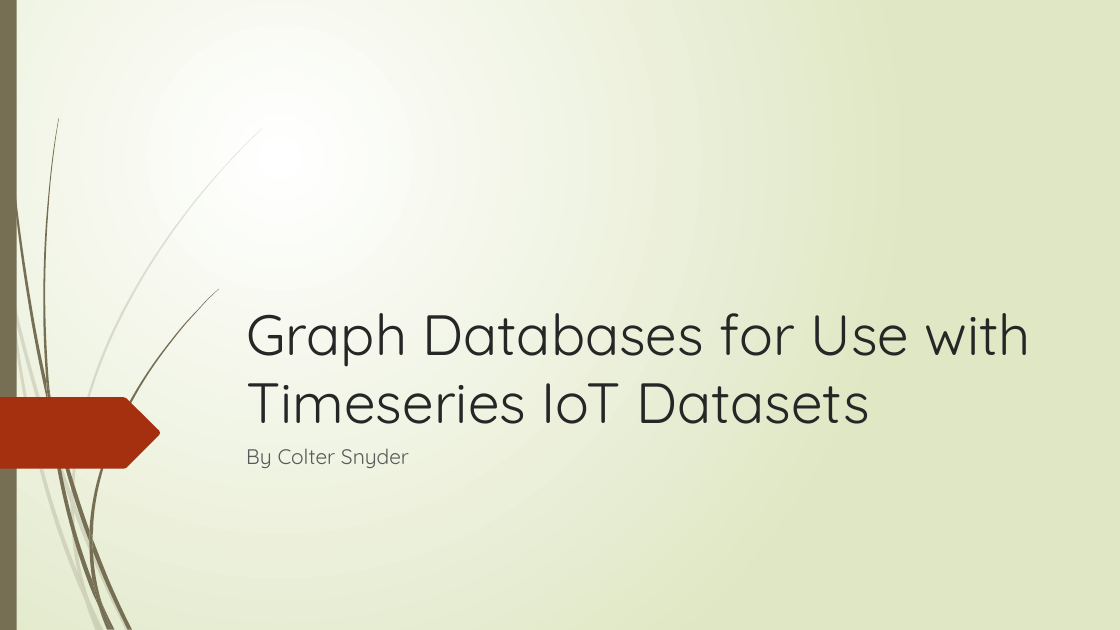
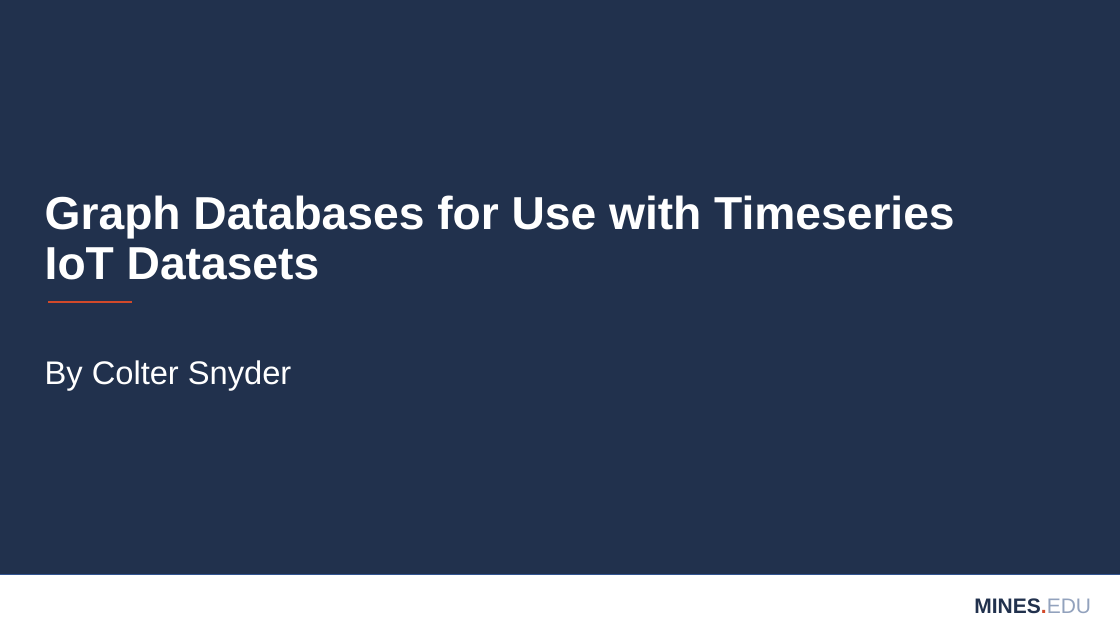
Before and after one commit to coltersnyder/CSCI598BFinalProject, a slide deck: slide 1 of FinalPresentation.pptx. Drawn at 1120x630 pixels with LibreOffice and Linux fonts; fonts in the diff are those of the drawing; background and template pictures are left out. Boxes give left, top, right and bottom in pixels: in the first picture for what was removed or moved away, otherwise in the second. Text is boxed around its words. In the diff, an @@ line names an element or a change of style, - is before the commit and + after.

Commit message:
Updated theme to Mines theme
Updated powerpoint theme to be the Mines presentation theme

```diff
--- a/FinalPresentation.pptx
+++ b/FinalPresentation.pptx
@@ background gradient #FFFFFF to #DFE8C4 to #FFFFFF @@
@@ rectangle removed at [0, 0, 17, 630] @@
@@ rectangle added at [0, 0, 1120, 575], fill #21314D, outline #325491 1 pt @@
@@ title "Graph Databases for Use with ...": place and size @@
-title "Graph Databases for Use with ..." at [246, 313, 1031, 424]
+title "Graph Databases for Use with ..." at [45, 195, 954, 280]
@@ title "Graph Databases for Use with ..." at [45, 195, 954, 280]: size 48.6 to 39.6 pt, font Quicksand to Arial, text colour #262626 to #FFFFFF, bold on; line spacing 1 to 0.9; vertical alignment bottom to middle @@
@@ line added from (48, 302) to (132, 302), #D2492A 2.25 pt @@
@@ subtitle "By Colter Snyder": place and size @@
-subtitle "By Colter Snyder" at [246, 448, 409, 468]
+subtitle "By Colter Snyder" at [45, 360, 291, 390]
@@ subtitle "By Colter Snyder" at [45, 360, 291, 390]: size 18 to 28 pt, font Quicksand to Arial, text colour #595959 to #FFFFFF; line spacing 1 to 1.1 @@
@@ freeform shape removed at [0, 397, 160, 469] @@
@@ group removed at [0, 129, 262, 630]: 10 freeform shapes @@
@@ group removed at [3, 0, 218, 630]: 12 freeform shapes @@
@@ text added at [974, 598, 1091, 614], 18 pt, text #21314D, bold @@
+MINES.EDU
```
Also in this commit, not shown: 14 other slides changed.
